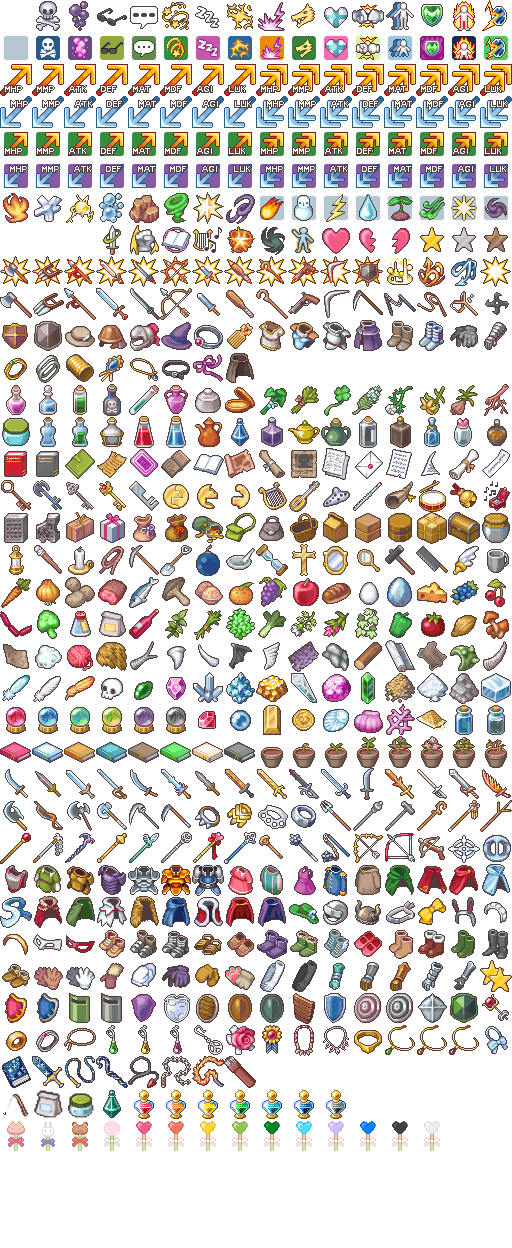
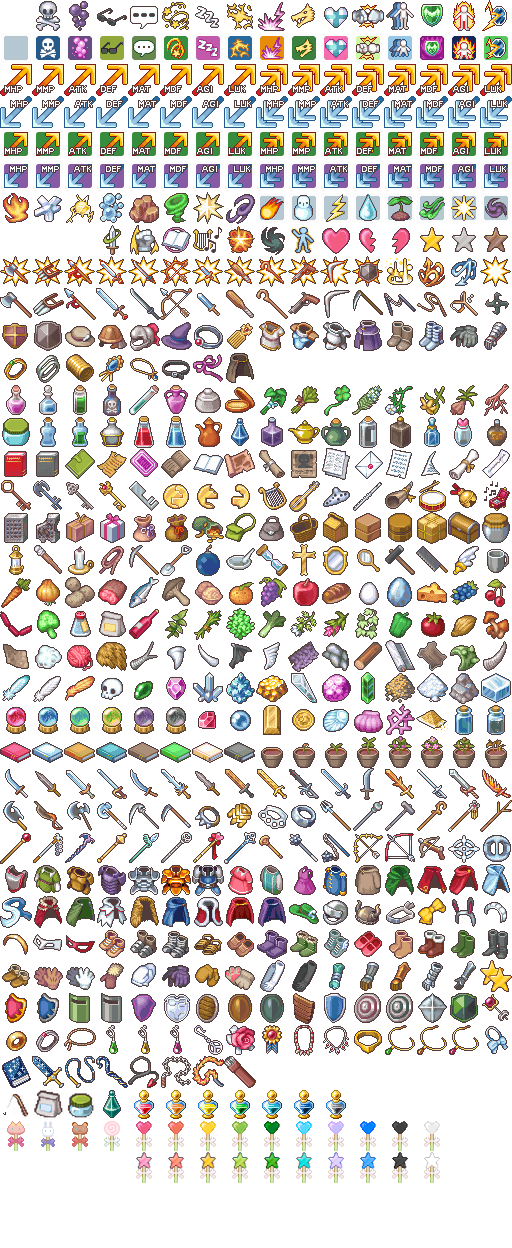
Layers edited between the first and the second 512 × 1248 image:
added group "星 オレンジ" with 2 layers above "星 黒 コピー" over (x1=168, y1=1152, x2=184, y2=1183)
added layer "星 #1" in group "星 オレンジ" over (x1=168, y1=1152, x2=184, y2=1170)
added layer "星(軸) #1" in group "星 オレンジ" over (x1=168, y1=1166, x2=184, y2=1183)
added group "星 黒 コピー" with 2 layers above "星 黒" over (x1=424, y1=1152, x2=440, y2=1183)
added layer "星 #9" in group "星 黒 コピー" over (x1=424, y1=1152, x2=440, y2=1170)
added layer "星(軸) #9" in group "星 黒 コピー" over (x1=424, y1=1166, x2=440, y2=1183)
added group "星 黒" with 2 layers above "星 青色" over (x1=392, y1=1152, x2=408, y2=1183)
added layer "星 #8" in group "星 黒" over (x1=392, y1=1152, x2=408, y2=1170)
added layer "星(軸) #8" in group "星 黒" over (x1=392, y1=1166, x2=408, y2=1183)
added group "星 青色" with 2 layers above "星 紫色" over (x1=360, y1=1152, x2=376, y2=1183)
added layer "星 #7" in group "星 青色" over (x1=360, y1=1152, x2=376, y2=1170)
added group "星 紫色" with 2 layers above "星 水色" over (x1=328, y1=1152, x2=344, y2=1183)
added layer "星 #6" in group "星 紫色" over (x1=328, y1=1152, x2=344, y2=1170)
added group "星 水色" with 2 layers above "星 緑" over (x1=296, y1=1152, x2=312, y2=1183)
added layer "星 #5" in group "星 水色" over (x1=296, y1=1152, x2=312, y2=1170)
added group "星 緑" with 2 layers above "星 黄緑" over (x1=264, y1=1152, x2=280, y2=1183)
added layer "星 #4" in group "星 緑" over (x1=264, y1=1152, x2=280, y2=1170)
added group "星 黄緑" with 2 layers above "星 ピンク" over (x1=232, y1=1152, x2=248, y2=1183)
added layer "星 #3" in group "星 黄緑" over (x1=232, y1=1152, x2=248, y2=1170)
added group "星 ピンク" with 2 layers above "星 イエロー" over (x1=136, y1=1152, x2=152, y2=1183)
added layer "星 #2" in group "星 ピンク" over (x1=136, y1=1152, x2=152, y2=1170)
added group "星 イエロー" with 2 layers above "犬" over (x1=200, y1=1152, x2=216, y2=1183)
added layer "星" in group "星 イエロー" over (x1=200, y1=1152, x2=216, y2=1170)
…and 7 more changes (7 added)
